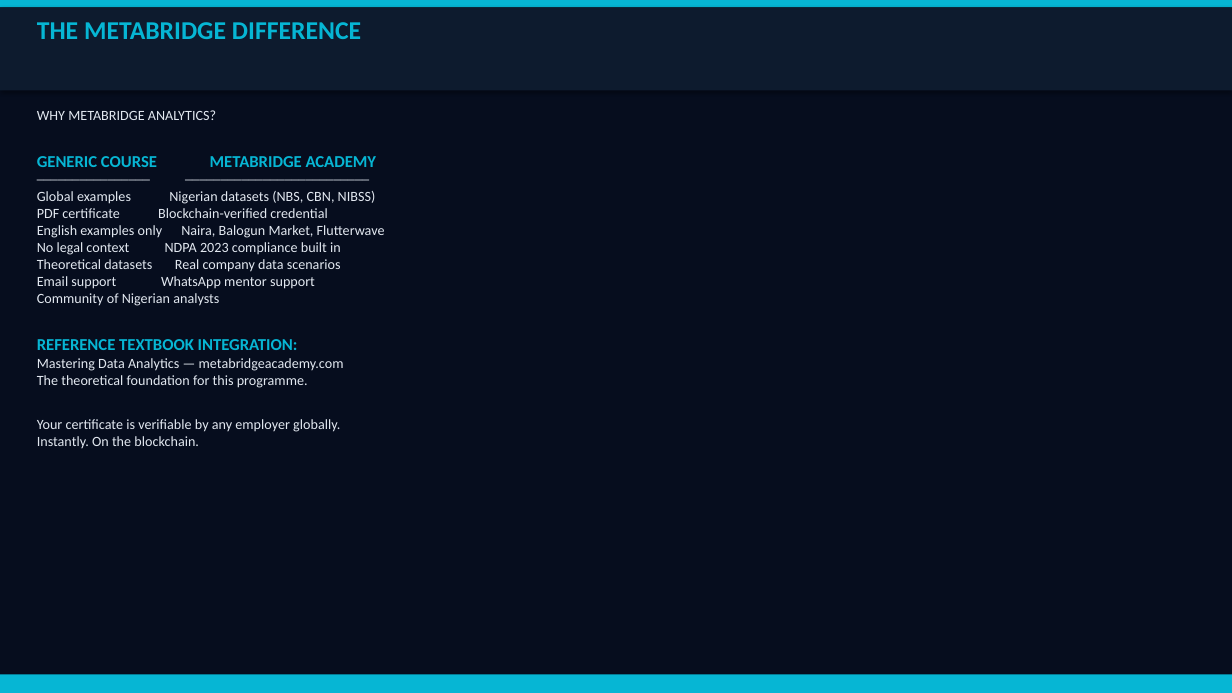
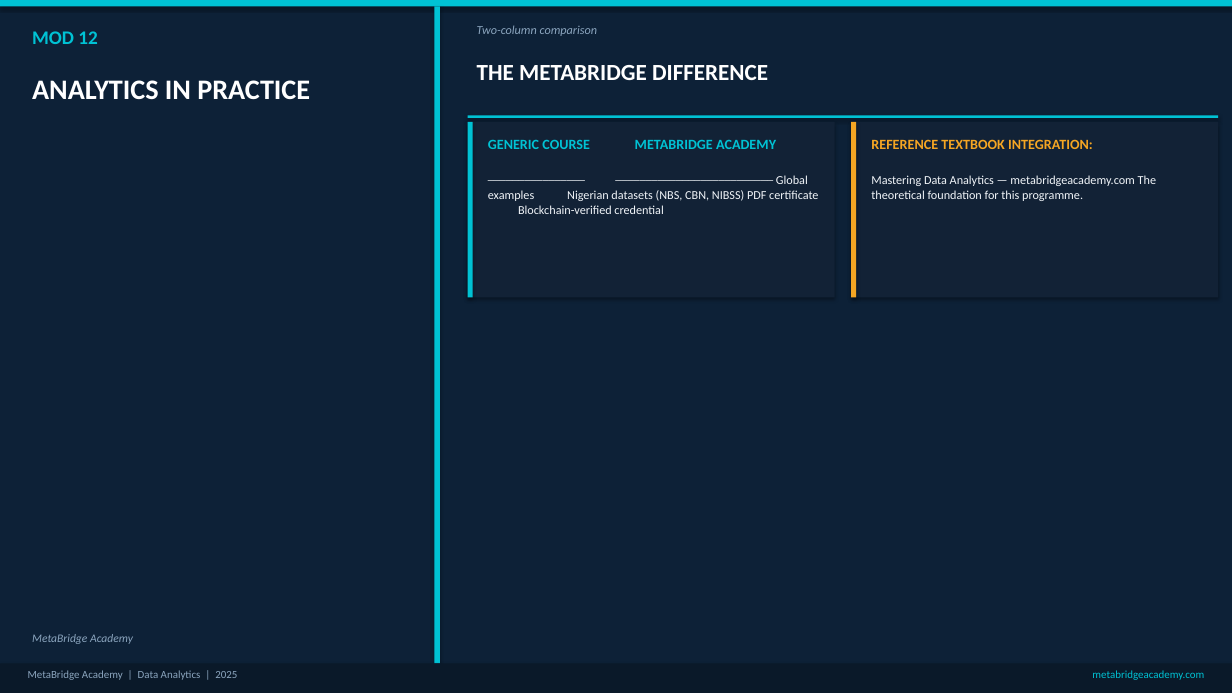
Before and after one commit to Gidoty/metabridge-website, a slide deck: slide 53 of exports/Data-Analytics-Slide-Deck.pptx (slide 54 before the commit). Drawn at 1232x693 pixels with LibreOffice and Linux fonts; fonts in the diff are those of the drawing. Boxes give left, top, right and bottom in pixels: in the first picture for what was removed or moved away, otherwise in the second. Text is boxed around its words. In the diff, an @@ line names an element or a change of style, - is before the commit and + after.

```diff
--- a/exports/Data-Analytics-Slide-Deck.pptx
+++ b/exports/Data-Analytics-Slide-Deck.pptx
@@ background #060D1E to #0D2137 @@
@@ rectangle at [0,0,1232,6]: fill #06B6D4 to #00C2D4 @@
@@ rectangle removed at [0,7,1232,91] @@
@@ rectangle added at [434,6,440,664], fill #00C2D4 @@
@@ text added at [477,25,598,36], 9.5 pt, text #8BA5BE, italic @@
+Two-column comparison
@@ text added at [32,31,97,44], 15 pt, text #00C2D4, bold @@
+MOD 12
@@ text "THE METABRIDGE DIFFERENCE": place and size @@
-text "THE METABRIDGE DIFFERENCE" at [37,22,361,39]
+text "THE METABRIDGE DIFFERENCE" at [477,65,768,80]
@@ text "THE METABRIDGE DIFFERENCE" at [477,65,768,80]: size 20 to 18 pt, text colour #06B6D4 to #FFFFFF @@
@@ text added at [32,80,310,99], 22 pt, text #FFFFFF, bold @@
+ANALYTICS IN PRACTICE
@@ text removed at [37,110,385,448] @@
-WHY METABRIDGE ANALYTICS?
-GENERIC COURSE METABRIDGE ACADEMY
-──────────────── ──────────────────────────
-Global examples Nigerian datasets (NBS, CBN, NIBSS)
-PDF certificate Blockchain-verified credential
-English examples only Naira, Balogun Market, Flutterwave
-No legal context NDPA 2023 compliance built in
-Theoretical datasets Real company data scenarios
-Email support WhatsApp mentor support
-Community of Nigerian analysts
-REFERENCE TEXTBOOK INTEGRATION:
-Mastering Data Analytics — metabridgeacademy.com
-The theoretical foundation for this programme.
-Your certificate is verifiable by any employer globally.
-Instantly. On the blockchain.
@@ rectangle added at [468,116,1218,118], fill #00C2D4 @@
@@ rectangle added at [468,122,835,298], fill #122236 @@
@@ rectangle added at [468,122,473,298], fill #00C2D4 @@
@@ text added at [488,140,776,149], 11 pt, text #00C2D4, bold @@
+GENERIC COURSE METABRIDGE ACADEMY
@@ rectangle added at [851,122,1218,298], fill #122236 @@
@@ rectangle added at [851,122,857,298], fill #F5A623 @@
@@ text added at [871,139,1093,149], 11 pt, text #F5A623, bold @@
+REFERENCE TEXTBOOK INTEGRATION:
@@ text added at [488,175,818,214], 9.5 pt, text #F0F4F8 @@
+──────────────── ────────────────────────── Global examples Nigerian datasets (NBS, CBN, NIBSS) PDF certificate Blockchain-verified credential
@@ text added at [871,175,1156,201], 9.5 pt, text #F0F4F8 @@
+Mastering Data Analytics — metabridgeacademy.com The theoretical foundation for this programme.
@@ text added at [32,634,133,644], 9 pt, text #8BA5BE, italic @@
+MetaBridge Academy
@@ rectangle: place and size @@
-rectangle at [0,675,1232,693]
+rectangle at [0,664,1232,693]
@@ rectangle at [0,664,1232,693]: fill #06B6D4 to #0A1929 @@
@@ text added at [28,670,237,680], 8.5 pt, text #8BA5BE @@
+MetaBridge Academy | Data Analytics | 2025
@@ text added at [1092,670,1204,680], 8.5 pt, text #00C2D4 @@
+metabridgeacademy.com
```
Also in this commit, not shown: 51 other slides changed, 6 slides added, 7 slides removed, 25 other files.
